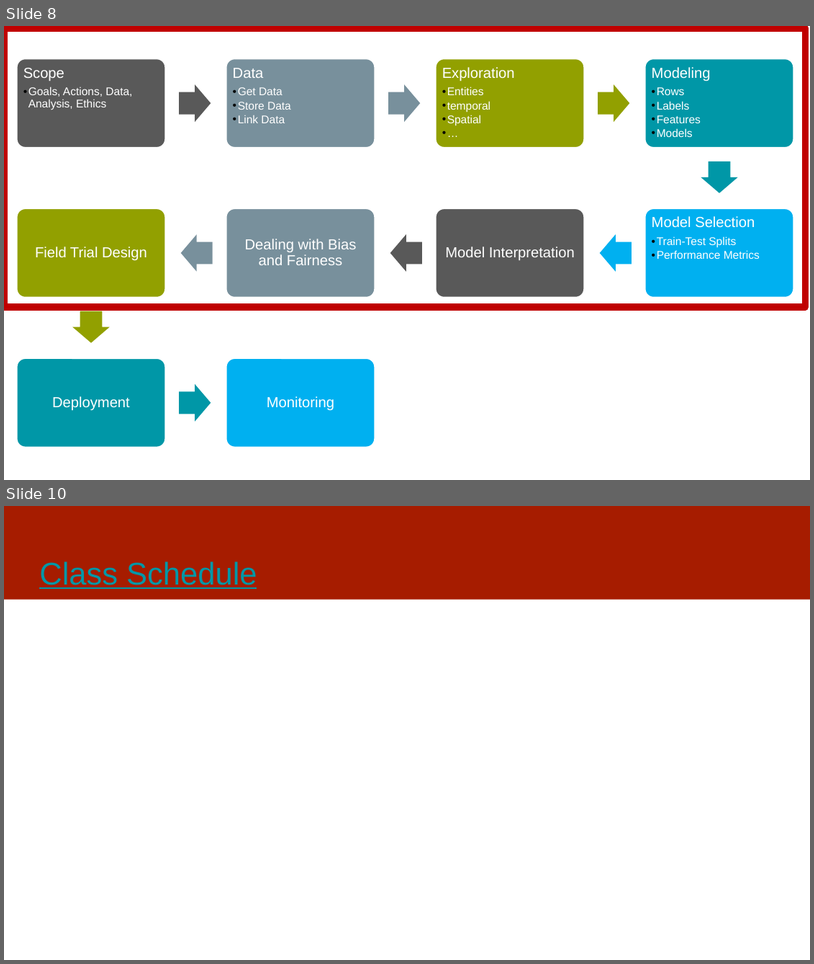
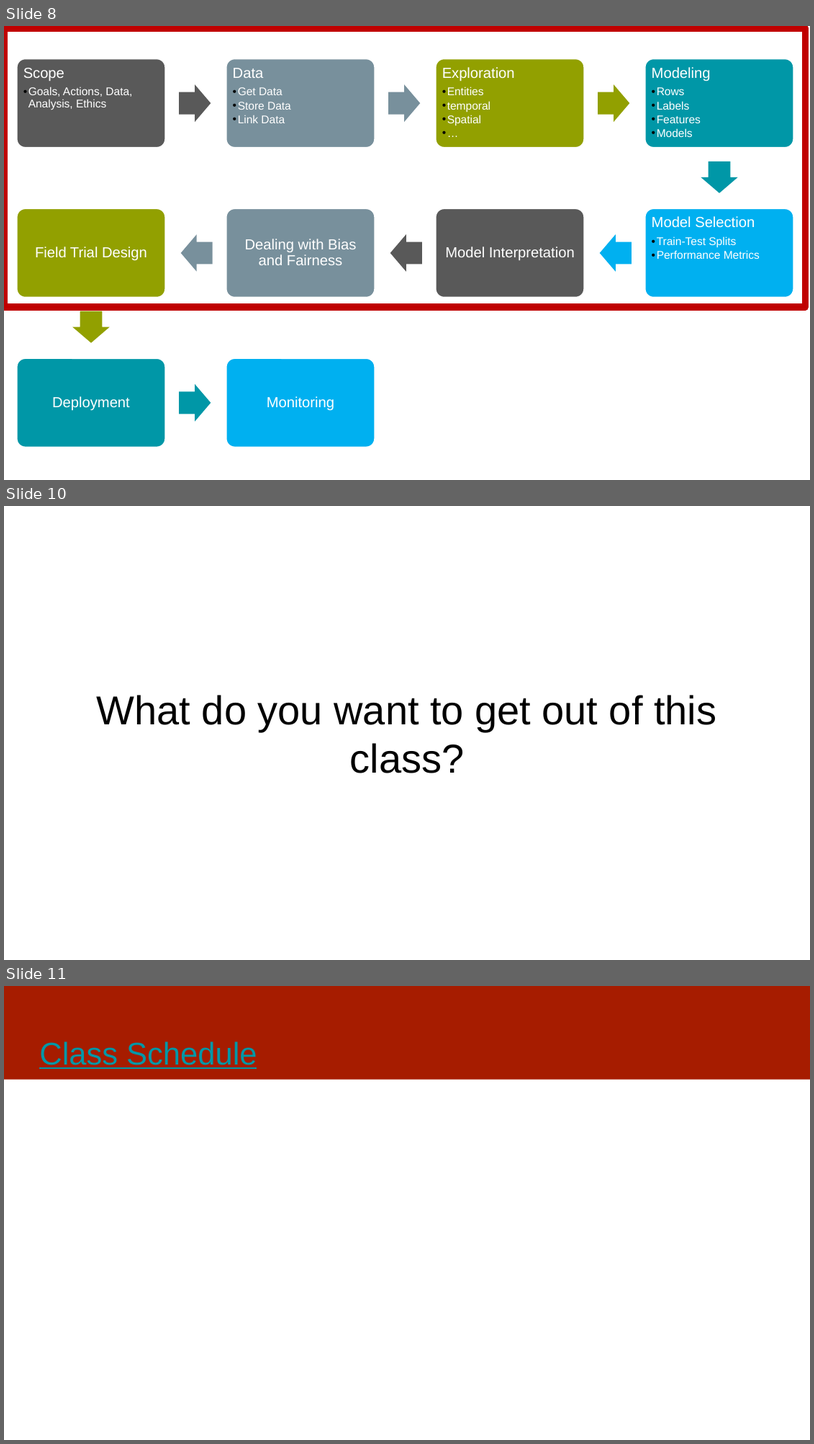
Before and after one commit to dssg/mlforpublicpolicylab, a slide deck: Lectures/01-ClassOverview.pptx. Shown one above the other, each under a label of ours: slides 8 and 10 before the commit, slides 8, 10 and 11 after it; the slides between them are not shown. The pictures are 814x964 and 814x1444 pixels, drawn with LibreOffice and Linux fonts; fonts in the diff are those of the drawing. Boxes give left, top, right and bottom in pixels: in the first picture for what was removed or moved away, otherwise in the second. Text is boxed around its words. In the diff, an @@ line names an element or a change of style, - is before the commit and + after.

```diff
--- a/Lectures/01-ClassOverview.pptx
+++ b/Lectures/01-ClassOverview.pptx
@@ slide 10 added at [4, 506, 810, 960], background #FFFFFF @@
@@ title added at [97, 695, 717, 773], 36 pt, text #000000 @@
+What do you want to get out of this class?
@@ what was slide 10 is now slide 11 @@
```
Also in this commit, not shown: 1 other slide added, 1 slide removed.
